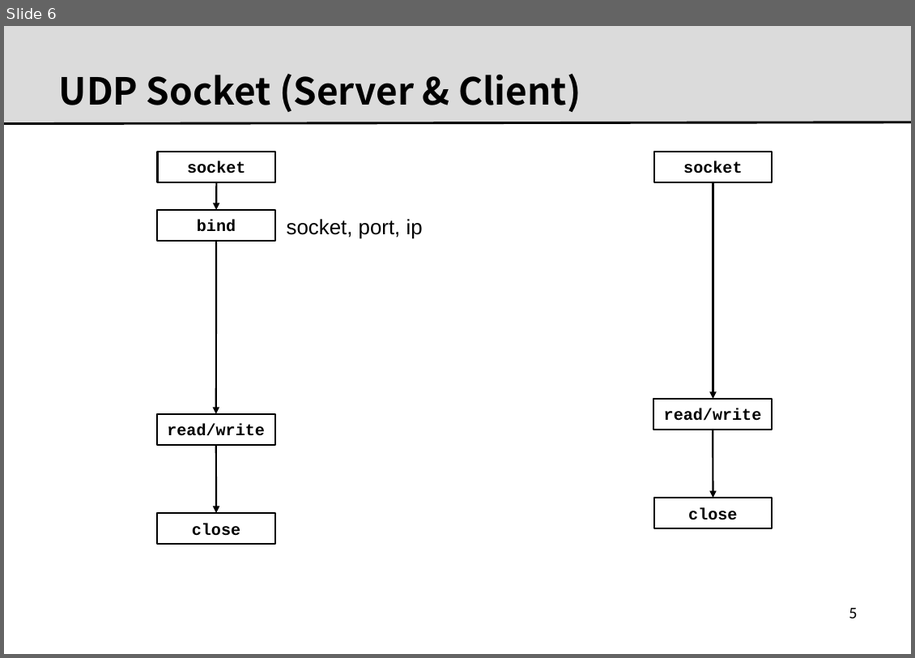
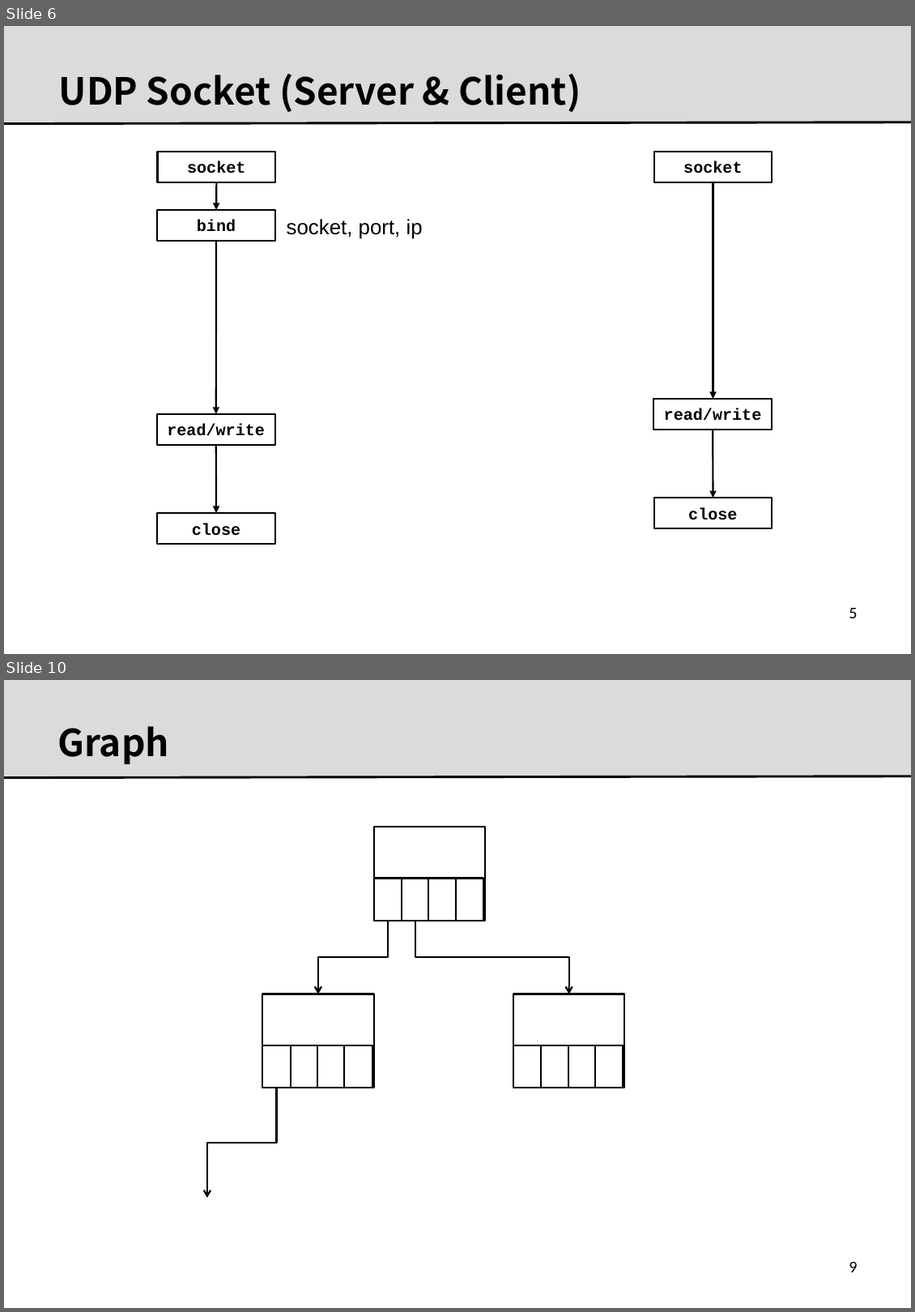
Before and after one commit to kitcrl/ztec, a slide deck: docs/socket.programings.pptx. Shown one above the other, each under a label of ours: slide 6 before the commit, slides 6 and 10 after it; the slides between them are not shown. The pictures are 915x658 and 915x1312 pixels, drawn with LibreOffice and Linux fonts; fonts in the diff are those of the drawing; background and template pictures are left out. Boxes give left, top, right and bottom in pixels: in the first picture for what was removed or moved away, otherwise in the second. Text is boxed around its words. In the diff, an @@ line names an element or a change of style, - is before the commit and + after.

```diff
--- a/docs/socket.programings.pptx
+++ b/docs/socket.programings.pptx
@@ slide 10 added at <box>4,680,911,1308</box>, background #FFFFFF; not listed: 2 template elements that a slide beside it also shows @@
@@ title added at <box>57,726,169,764</box>, 32 pt, text #000000, bold @@
+Graph
@@ rectangle added at <box>374,827,486,921</box>, fill #FFFFFF, outline #000000 1.5 pt @@
@@ rectangle added at <box>374,878,402,921</box>, fill #FFFFFF, outline #000000 1.5 pt @@
@@ rectangle added at <box>402,878,429,921</box>, fill #FFFFFF, outline #000000 1.5 pt @@
@@ rectangle added at <box>428,878,456,921</box>, fill #FFFFFF, outline #000000 1.5 pt @@
@@ rectangle added at <box>455,878,484,921</box>, fill #FFFFFF, outline #000000 1.5 pt @@
@@ elbow arrow added from (388, 921) to (318, 994), #000000 1.5 pt @@
@@ elbow arrow added from (416, 921) to (569, 994), #000000 1.5 pt @@
@@ rectangle added at <box>263,994,374,1088</box>, fill #FFFFFF, outline #000000 1.5 pt @@
@@ rectangle added at <box>513,994,624,1088</box>, fill #FFFFFF, outline #000000 1.5 pt @@
@@ rectangle added at <box>263,1046,291,1088</box>, fill #FFFFFF, outline #000000 1.5 pt @@
@@ rectangle added at <box>291,1046,318,1088</box>, fill #FFFFFF, outline #000000 1.5 pt @@
@@ rectangle added at <box>317,1046,345,1088</box>, fill #FFFFFF, outline #000000 1.5 pt @@
@@ rectangle added at <box>345,1046,373,1088</box>, fill #FFFFFF, outline #000000 1.5 pt @@
@@ rectangle added at <box>513,1046,541,1088</box>, fill #FFFFFF, outline #000000 1.5 pt @@
@@ rectangle added at <box>542,1046,569,1088</box>, fill #FFFFFF, outline #000000 1.5 pt @@
@@ rectangle added at <box>569,1046,596,1088</box>, fill #FFFFFF, outline #000000 1.5 pt @@
@@ rectangle added at <box>595,1046,623,1088</box>, fill #FFFFFF, outline #000000 1.5 pt @@
@@ elbow arrow added from (276, 1088) to (207, 1198), #000000 1.5 pt @@
@@ page number added at <box>849,1262,857,1272</box>, 14 pt, text #000000 @@
+9
```
Also in this commit, not shown: 4 other slides added, 1 other file.
